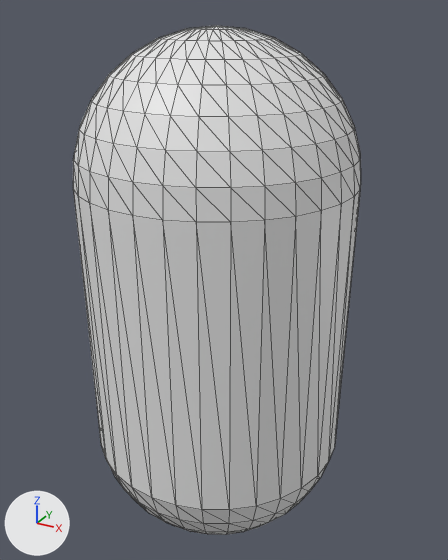
Renders of the glTF model assets/capsule/capsule.gltf from each side of a commit.
One viewpoint serves both versions: a 50 mm lens placed at (1.063, -1.885, 1.517), pointed at (0.005, 0.039, 0.554). The lights are fixed; the arrows at lower left show +X, +Y and +Z. Mesh edges are drawn as thin lines. Where no turn or scale is listed for an object, it has been applied to the vertices.
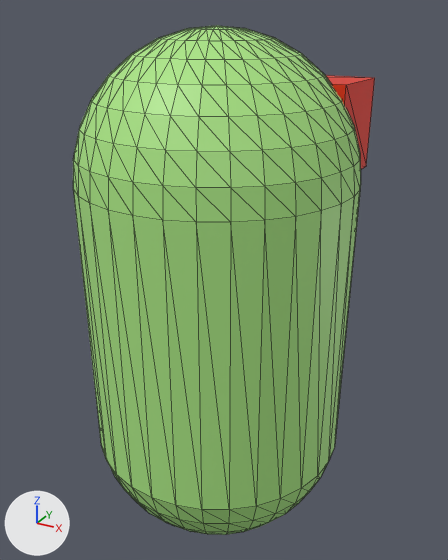
What changed in the scene script:
```text
Add mat_material_001:
    mat_material_001 = principled_material('Material.001')
    mat_material_001.base_color = (0.407, 0.8, 0.233)  # green #abe785
Add mat_material_002:
    mat_material_002 = principled_material('Material.002')
    mat_material_002.base_color = (0.8, 0.0186, 0.0)  # red #e72500
Change me_sphere_001:
    where me_sphere_001.from_pydata(...)  # 482 vertices, 960 faces; spans x -0.5..0.5, y -0.5..0.5, z -0.5..1.46
    add me_sphere_001.materials.append(mat_material_001)  # green #abe785
Add me_cube_001:
    me_cube_001.from_pydata([(-0.404, -0.165, -0.159), (-0.404, -0.159, 0.165), (-0.404, 0.159, -0.165), (-0.404, 0.165, 0.159), (0.404, -0.165, -0.159), (0.404, -0.159, 0.165), (0.404, 0.159, -0.165), (0.404, 0.165, 0.159)], [], [(0, 1, 3), (0, 3, 2), (2, 3, 7), (2, 7, 6), (6, 7, 5), (6, 5, 4), (4, 5, 1), (4, 1, 0), (2, 6, 4), (2, 4, 0), (7, 3, 1), (7, 1, 5)])
    me_cube_001.materials.append(mat_material_002)  # red #e72500
Add ob_cube:
    ob_cube = bpy.data.objects.new('Cube', me_cube_001)
    ob_cube.location = (0.0, 0.287, 1.124)
```

Boxes [x1, y1, x2, y2] around the edits, measured in the pictures (448 x 560 px):
'Sphere', recoloured (grey to green): [73, 26, 361, 535] in both
'Cube', added (red): after [325, 75, 375, 169]
